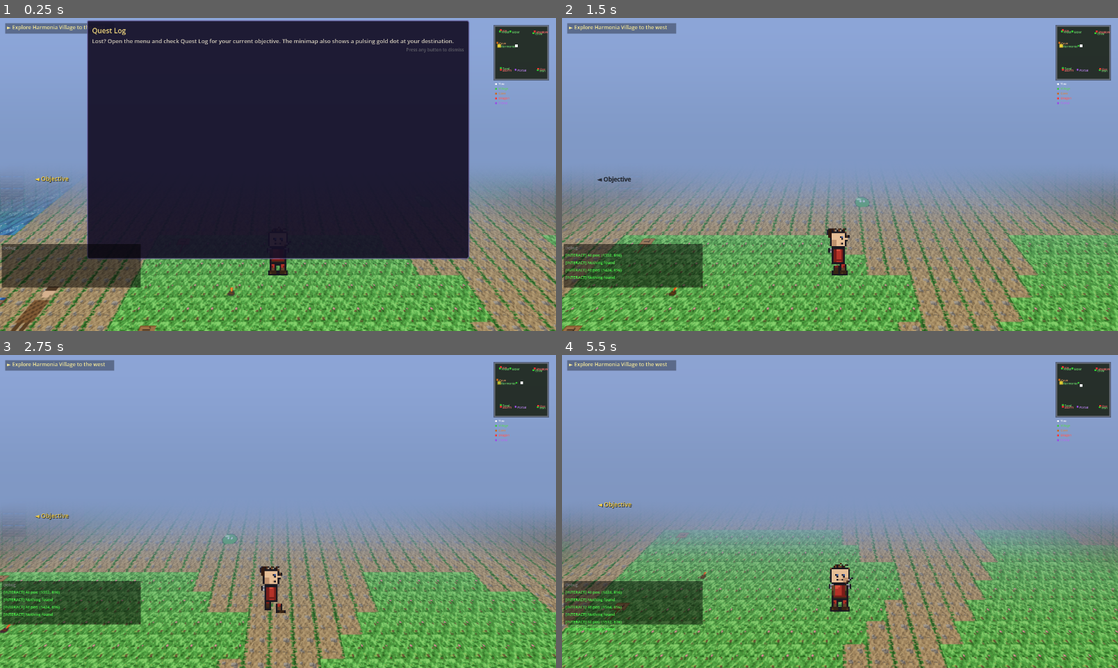
Above: before the commit, frames 1-4 (two rows, left to right).
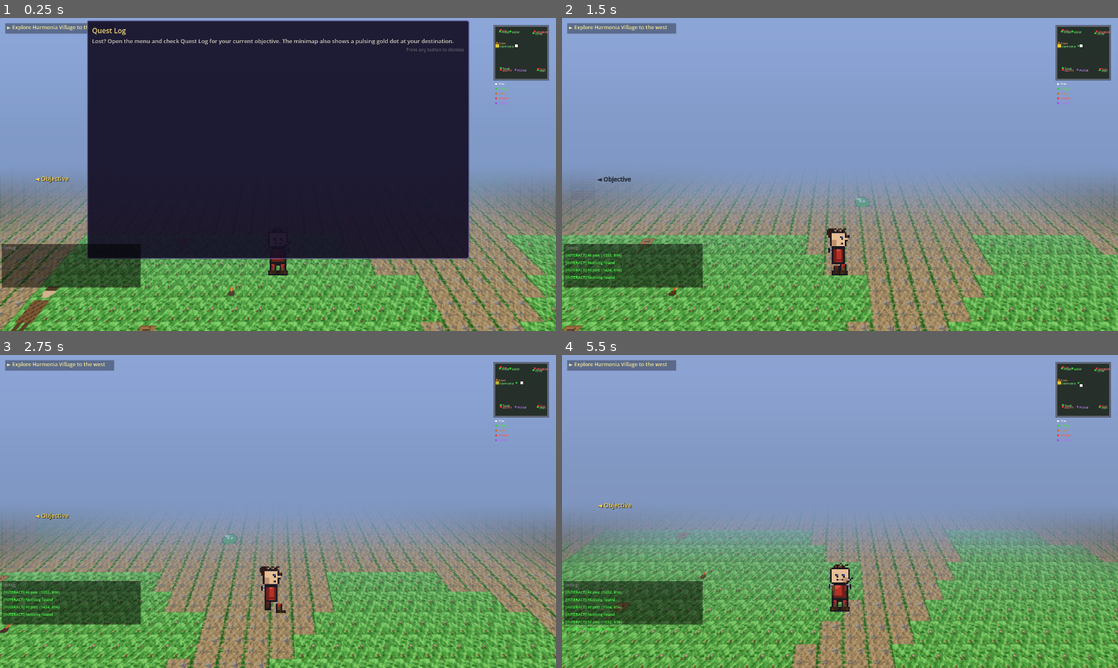
Above: after the commit, the same moments.

Repository: struktured-labs/cowardly-irregular
Game: Godot game, scene res://src/exploration/OverworldScene.tscn
Same seed, same stepped clock (60 frames per second), same inputs: the game is played once before the commit and once after it. This scene is started directly instead of the project's main scene.
Inputs (mouse positions are in pixels of both pictures, inside the frame that each line leads up to):
- Up to frame 1 (0.25 s): no input
- Up to frame 2 (1.5 s): tap Enter at 0.5 s; move the mouse to (962, 158) at 0.52 s; hold Right (ui_right) 0.53-1.25 s; hold R (battle_advance) 0.53-1.25 s; click (962, 158) at 0.67 s; tap Z (ui_accept) at 0.77, 1.07 s; drag from (728, 190) to (867, 93) at 1.27 s
- Up to frame 3 (2.75 s): move the mouse to (333, 442) at 2.02 s; hold Right (ui_right) from 2.03 s (still down); hold Tab (battle_toggle_auto) from 2.03 s (still down)
- Up to frame 4 (5.5 s): release Right (ui_right) at 2.75 s; release Tab (battle_toggle_auto) at 2.75 s; drag from (812, 574) to (645, 586) at 2.77 s; move the mouse to (1006, 558) at 3.52 s; hold Left (ui_left) 3.53-4.25 s; tap E (camera_rotate_right) at 3.6 s; tap Z (ui_accept) at 3.77, 4.07 s; drag from (673, 464) to (784, 649) at 4.27 s; move the mouse to (867, 511) at 5.02 s; hold Down (ui_down) from 5.03 s (still down); tap Alt at 5.1 s; click (867, 511) at 5.17 s

The runs differ from the first frame. In frame 1, 7.4% of the frame differs, in the area x 0-100%, y 7-100%; in frame 2, 5.7%; in frame 3, 6.0%; in frame 4, 8.3%.

Commit message:
fix: remove ALL water/mountain barriers blocking village/cave access
Replaced water and mountain tiles on rows 15-27 cols 0-25 with
walkable path. The entire western zone is now open — no invisible
barriers through Mode 7. Village and cave are fully accessible from
any approach direction.

Co-Authored-By: Claude Opus 4.6 (1M context) <noreply@anthropic.com>

Diff:
--- a/src/exploration/OverworldScene.gd
+++ b/src/exploration/OverworldScene.gd
@@ -226,21 +226,21 @@
 		"~~~~MMMii~~~~~..B..~~g..............gFFFFFFF~~~~~~~~~~~~~~~~~~~Sddddd......ddddddd~~~~~~~~~~~~~~~~~~",  # 12
 		"~~~~~MMi~~~~~~.....~~g..............gFFFFFF~~~~~~~~~~~~~~~~~~~~SSddd.....ddddddd~~~~~~~~~~~~~~~~~~~~",  # 13
 		"~~~~~~M~~~~~~~..B..~~................FFFFF~~~~~~~~~~~~~~~~~~~~~SSdd....ddddddd~~~~~~~~~~~~~~~~~~~~~~",  # 14
-		"~~~~~~~~~~~~~~~~~~~~~~~~~.........................................dd..ddddd~~~~~~~~~~~~~~~~~~~~~~~~~",  # 15
-		"~~~~~~~~~~~~~~~~~~~~~~~~~~.........................................................................",  # 16
-		"~~~~~~~~~~~~~~~~~~~~~~~~~~.........................................................................",  # 17
-		"~~~~~~~~~~~~~~~~~~~~~~~~~~.........................................................................",  # 18
-		"~~~~~~~~~~~~~~~~~~~~~~~~~~.........................................................................",  # 19
+		"..........................................................................................dd..ddddd",  # 15
+		"....................................................................................................",  # 16
+		"....................................................................................................",  # 17
+		"....................................................................................................",  # 18
+		"....................................................................................................",  # 19
 		# Row 20-29: Central grassland (Harmonia Village + Whispering Cave)
-		"~~MMMMM...........................gggggggggggg.........gggggg......................................",  # 20
-		"~~.C..............................ggggggggggggg........gggggggg.....................................",  # 21
-		"~~M...............................ggggggggggggggg.....gggggggggg...................................",  # 22
-		"~~~~.............BB........BB.....ggggggggggggggg....ggggggggggg................................ccc",  # 23
-		"~~~~.............BB........BB.....gggggggggggggg....gggggggggggg...............................cccc",  # 24
-		"~~~~...V.........BB........BB.....ggggggggggggg....ggggggggggg................................ccccc",  # 25
-		"~~~~~~~..........BB........BB.....gggggggggggg....gggggggggg.................................cccccc",  # 26
-		"~~~~~~~...........................ggggggggggg....ggggggggg..................................ccccccc",  # 27
-		"~~~~~~~.......gggggg...............gggggggggg...gggggggg...................................cccccccc",  # 28
+		"...C..........................gggggggggggggg.........gggggg........................................",  # 20
+		"..C...........................ggggggggggggggg........gggggggg....................................",  # 21
+		"..............................ggggggggggggggggg.....gggggggggg...................................",  # 22
+		".............BB........BB.....ggggggggggggggggg....ggggggggggg................................ccc",  # 23
+		".............BB........BB.....gggggggggggggggg....gggggggggggg...............................cccc",  # 24
+		"....V........BB........BB.....ggggggggggggggg....ggggggggggg................................ccccc",  # 25
+		".............BB........BB.....gggggggggggggg....gggggggggg..................................cccccc",  # 26
+		"..............................ggggggggggggg....ggggggggg....................................ccccccc",  # 27
+		"..........gggggg..............ggggggggggg....gggggggg......................................cccccccc",  # 28
 		"~~~~~~~~.....gggggggg..............ggggggggg...ggggggg....................................ccccccccc",  # 29
 		# Row 30-39: Central-south transition
 		"~~~~~~~~....ggggggggggg.............gggggggg..ggggggg....................................cccccccccc",  # 30
